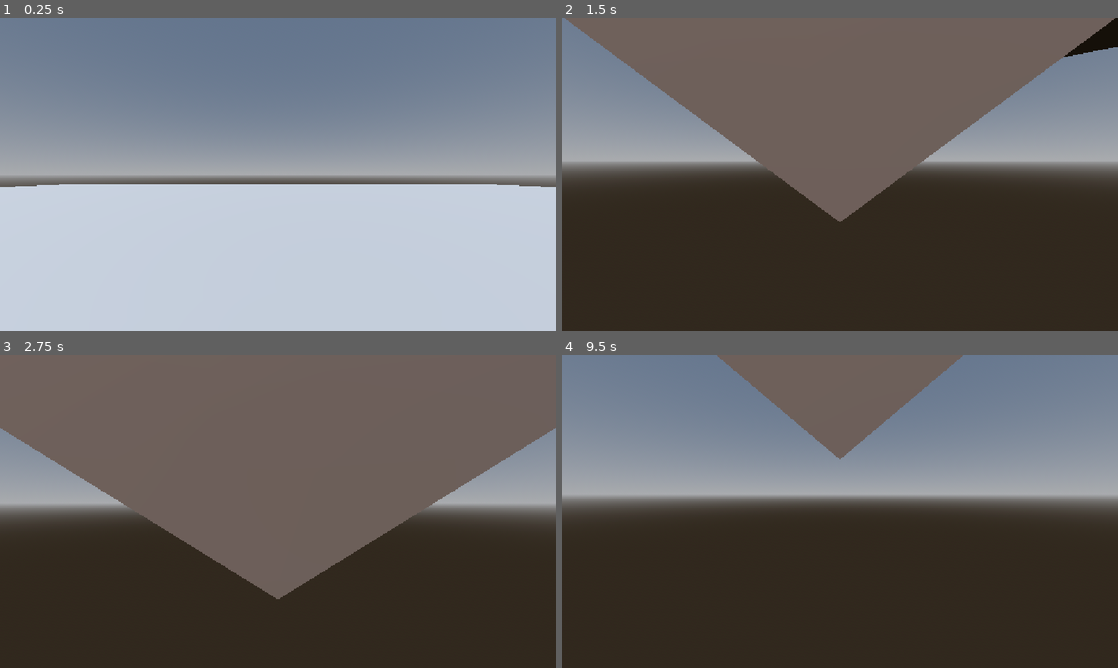
Above: before the commit, frames 1-4 (two rows, left to right).
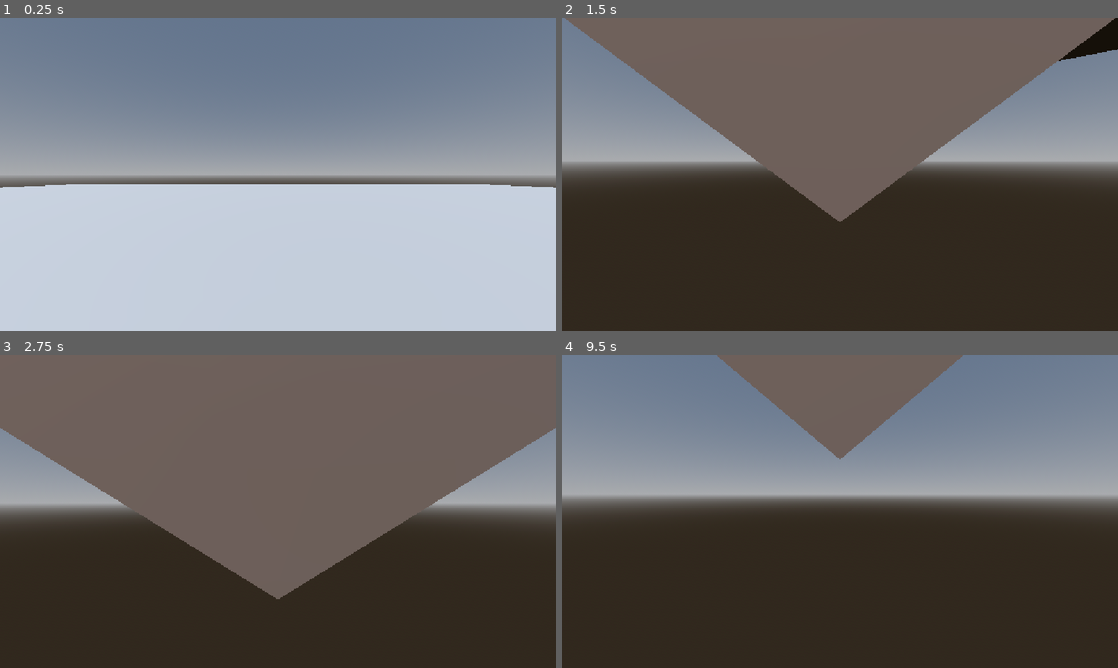
Above: after the commit, the same moments.

Repository: Game-Jam-Studio/Brackeys-Jam-2026.2
Game: Godot game, scene res://Scenes/tmerrill_test_scene.tscn
The game is run twice, just before and just after one commit, with the same random seed, the same clock (stepped at 60 frames per second) and the same inputs.
Inputs (mouse positions are in pixels of both pictures, inside the frame that each line leads up to):
- Up to frame 1 (0.25 s): no input
- Up to frame 2 (1.5 s): tap Enter (ui_accept) at 0.5, 0.77 s; move the mouse to (962, 158) at 0.52 s; hold Right (ui_right) 0.53-1.28 s; click (962, 158) at 0.67 s; move the mouse to (812, 174) at 1.27 s; hold Up (ui_up) from 1.28 s (still down)
- Up to frame 3 (2.75 s): keep holding Up (ui_up); tap Enter (ui_accept) at 1.52 s; move the mouse to (289, 505) at 2.02 s
- Up to frame 4 (9.5 s): move the mouse to (834, 517) at 2.77 s; click (834, 517) at 2.92 s; tap Enter (ui_accept) at 3.02, 3.5, 3.77, 4.25, 4.52, 5, 5.75, 6.02, 6.5, 6.77, 7.52, 9.02 s; move the mouse to (878, 514) at 3.52 s; move the mouse to (795, 508) at 4.27 s; move the mouse to (845, 511) at 5.02 s; click (845, 511) at 5.17 s; move the mouse to (817, 505) at 5.77 s; release Up (ui_up) at 5.78 s; hold Right (ui_right) 5.78-6.53 s; move the mouse to (867, 511) at 6.52 s; hold Up (ui_up) 6.53-8.78 s; move the mouse to (812, 511) at 7.27 s; click (812, 511) at 7.42 s; move the mouse to (851, 505) at 8.02 s; move the mouse to (834, 517) at 8.77 s; hold Left (ui_left) from 8.78 s (still down)

The runs differ from the first frame. In frame 1, less than 0.1% of the frame differs, in the area x 0-100%, y 53-55%; in frame 2, less than 0.1%, in the area x 67-100%, y 9-43%; in frame 3, less than 0.1%; in frame 4, less than 0.1%.

Commit message:
Added Test Objects to TestScene
Starting on shader work, added objects to test scene to help with shader creation

Diff:
--- a/brackeys-jam-2026.2/Van/TestScene.tscn
+++ b/brackeys-jam-2026.2/Van/TestScene.tscn
@@ -1,3 +1,47 @@
 [gd_scene format=3 uid="uid://df3i42rcoq6of"]
 
+[sub_resource type="BoxMesh" id="BoxMesh_1hd16"]
+
+[sub_resource type="SphereMesh" id="SphereMesh_1hd16"]
+
+[sub_resource type="PrismMesh" id="PrismMesh_ye1jw"]
+left_to_right = 1.0
+
+[sub_resource type="TorusMesh" id="TorusMesh_i72gw"]
+inner_radius = 0.25
+outer_radius = 0.5
+
 [node name="TestScene" type="Node3D" unique_id=1270418402]
+
+[node name="SubViewportContainer" type="SubViewportContainer" parent="." unique_id=1067747159]
+anchors_preset = 15
+anchor_right = 1.0
+anchor_bottom = 1.0
+grow_horizontal = 2
+grow_vertical = 2
+stretch = true
+stretch_shrink = 6
+
+[node name="SubViewport" type="SubViewport" parent="SubViewportContainer" unique_id=1330216938]
+size = Vector2i(192, 108)
+
+[node name="Meshes" type="Node" parent="SubViewportContainer/SubViewport" unique_id=926531320]
+
+[node name="MeshInstance3D" type="MeshInstance3D" parent="SubViewportContainer/SubViewport/Meshes" unique_id=1007033941]
+transform = Transform3D(1, 0, 0, 0, 1, 0, 0, 0, 1, -0.5, 0.5, 0)
+mesh = SubResource("BoxMesh_1hd16")
+
+[node name="MeshInstance3D2" type="MeshInstance3D" parent="SubViewportContainer/SubViewport/Meshes" unique_id=1067181234]
+transform = Transform3D(1, 0, 0, 0, 1, 0, 0, 0, 1, 0.5, 0.5, 0)
+mesh = SubResource("SphereMesh_1hd16")
+
+[node name="MeshInstance3D3" type="MeshInstance3D" parent="SubViewportContainer/SubViewport/Meshes" unique_id=145865740]
+transform = Transform3D(1, 0, 0, 0, 1, 0, 0, 0, 1, 0.5, 0.5, 1)
+mesh = SubResource("PrismMesh_ye1jw")
+
+[node name="MeshInstance3D4" type="MeshInstance3D" parent="SubViewportContainer/SubViewport/Meshes" unique_id=1431088229]
+transform = Transform3D(1, 0, 0, 0, 1, 0, 0, 0, 1, -0.5, 0.13085163, 1)
+mesh = SubResource("TorusMesh_i72gw")
+
+[node name="Camera3D" type="Camera3D" parent="SubViewportContainer/SubViewport" unique_id=597313507]
+transform = Transform3D(0.7071068, 0.5, -0.5, 0, 0.7071068, 0.70710677, 0.7071068, -0.5, 0.5, -1.6777501, 2.498698, 2.1426265)
--- a/brackeys-jam-2026.2/project.godot
+++ b/brackeys-jam-2026.2/project.godot
@@ -23,7 +23,9 @@
 [physics]
 
 3d/physics_engine="Jolt Physics"
+common/physics_interpolation=true
 
 [rendering]
 
+textures/canvas_textures/default_texture_filter=0
 rendering_device/driver.windows="d3d12"
